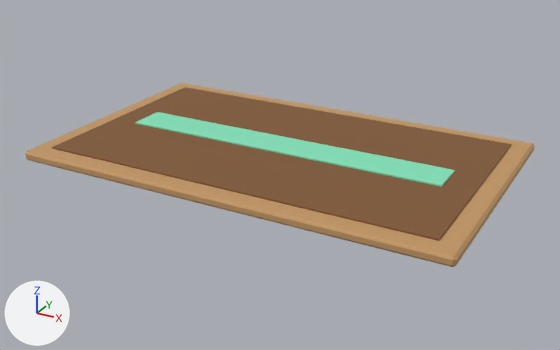
The glTF model do-not-drop/assets/models/environment/yard/sm_env_yard_doormat.glb, before and after one commit.
Before and after are seen from a 50 mm camera at (0.712, -1.308, 0.61) aimed at (0.005, -0.021, -0.034). Lighting does not change. The marker at lower left points along +X, +Y and +Z. The picture after the commit comes second. Vertices at exactly the same position are counted once.

The first picture shows 'Doormat', 'DoormatBorder', 'DoormatStripe'.
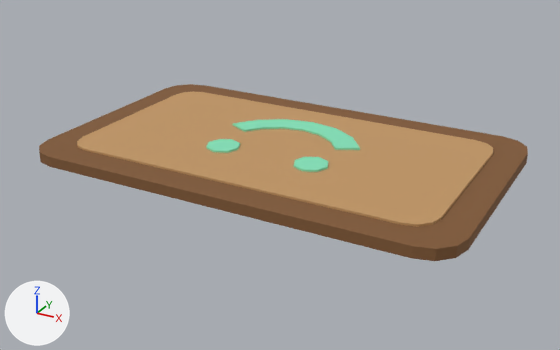
Pixel boxes [x1, y1, x2, y2] of what changed, in the pictures (560 x 350 px):
'DoormatBorder', deleted (brown): before [52, 87, 512, 241]
'DoormatField', added (orange): after [77, 91, 493, 227]
'Doormat', reshaped, moved, recoloured: before [25, 83, 534, 267]; after [39, 84, 528, 261]
'DoormatStripe', deleted (green): before [135, 112, 455, 187]
'Smile', added (green): after [232, 119, 360, 150]
'SmileEye.001', added (green): after [294, 157, 328, 172]
'SmileEye', added: after [206, 139, 240, 153]

Edits to the bpy script that builds the scene:
```text
Change me_cube_770:
    used by ob_doormat; location = (0.0, 0.0, 0.01)
    remove me_cube_770.from_pydata(...)  # 24 vertices, 44 faces; spans x -0.45..0.45, y -0.275..0.275, z -0.01..0.01
    remove me_cube_770.materials.append(mat_cardboard)  # orange #c29765
    add me_cube_770.from_pydata(...)  # 32 vertices, 60 faces; spans x -0.45..0.45, y -0.275..0.275, z 0.0..0.022
    me_cube_770 part 1: the whole mesh is rebuilt
    add me_cube_770.materials.append(mat_trunk)  # brown #815935
Add me_smileeye_001:
    me_smileeye_001.from_pydata(...)  # an 8-sided cylinder along z spanning x 0.065..0.135, y -0.105..-0.035, z 0.024..0.03
    me_smileeye_001.materials.append(mat_mint)  # green #84e2ba
Add me_smileeye:
    me_smileeye.from_pydata(...)  # an 8-sided cylinder along z spanning x -0.135..-0.065, y -0.105..-0.035, z 0.024..0.03
    me_smileeye.materials.append(mat_mint)  # green #84e2ba
Add me_smile:
    me_smile.from_pydata(...)  # 28 vertices, 52 faces; spans x -0.151..0.151, y 0.024..0.14, z 0.024..0.03
    me_smile.materials.append(mat_mint)  # green #84e2ba
Add me_doormatfield:
    me_doormatfield.from_pydata(...)  # 32 vertices, 60 faces; spans x -0.39..0.39, y -0.215..0.215, z 0.02..0.026
    me_doormatfield.materials.append(mat_cardboard)  # orange #c29765
Change ob_doormat:
    ob_doormat.location: (0.0, 0.0, 0.01) -> (0.0, 0.0, 0.0)
Remove ob_doormatborder:
    ob_doormatborder = bpy.data.objects.new('DoormatBorder', me_cube_771)
    ob_doormatborder.location = (0.0, 0.0, 0.021)
Remove ob_doormatstripe:
    ob_doormatstripe = bpy.data.objects.new('DoormatStripe', me_cube_772)
    ob_doormatstripe.location = (0.0, 0.0, 0.024)
Add ob_smileeye_001:
    ob_smileeye_001 = bpy.data.objects.new('SmileEye.001', me_smileeye_001)
    ob_smileeye_001.location = (0.0, 0.0, 0.0)
Add ob_smileeye:
    ob_smileeye = bpy.data.objects.new('SmileEye', me_smileeye)
    ob_smileeye.location = (0.0, 0.0, 0.0)
Add ob_smile:
    ob_smile = bpy.data.objects.new('Smile', me_smile)
    ob_smile.location = (0.0, 0.0, 0.0)
Add ob_doormatfield:
    ob_doormatfield = bpy.data.objects.new('DoormatField', me_doormatfield)
    ob_doormatfield.location = (0.0, 0.0, 0.0)
```
